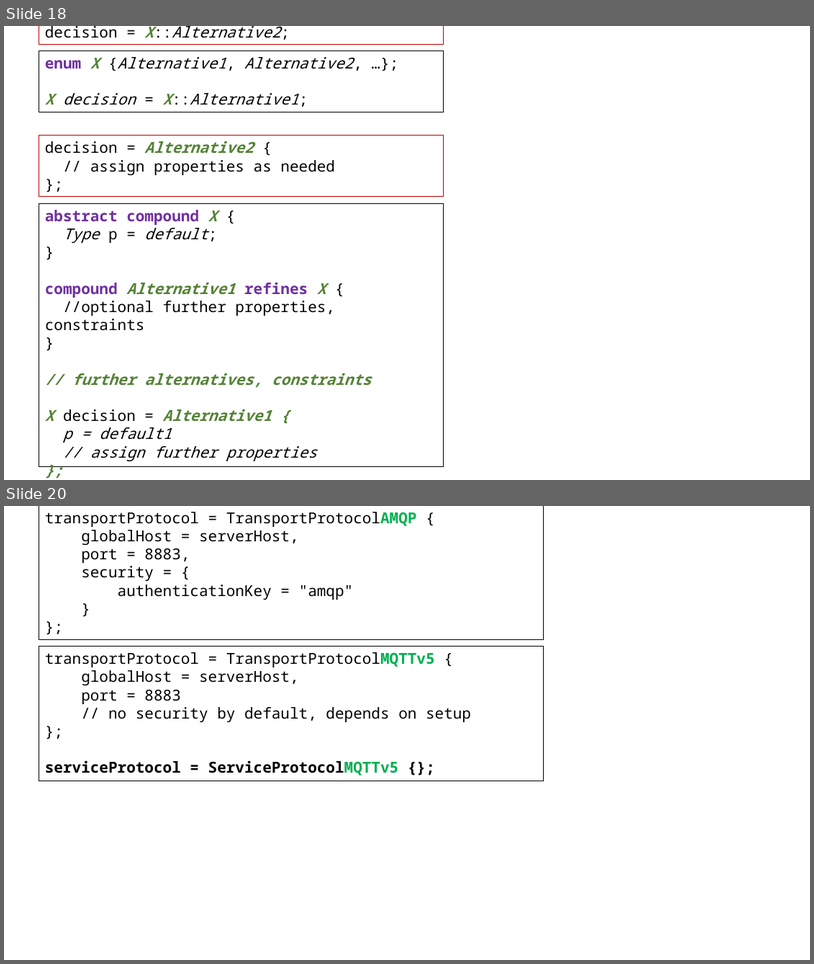
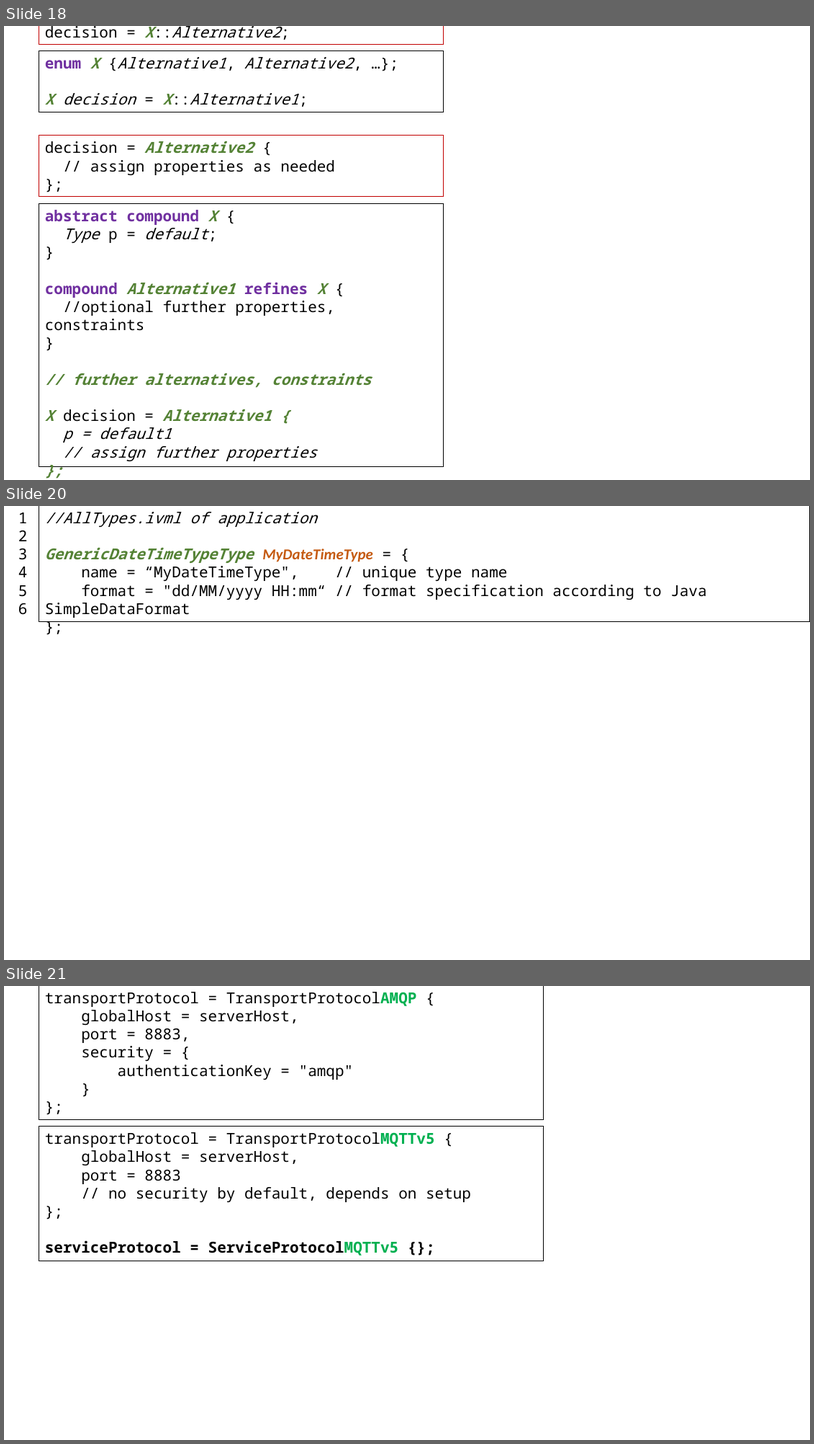
Before and after one commit to iip-ecosphere/platform, a slide deck: platform/documentation/src/HandbookFigures.pptx. Shown one above the other, each under a label of ours: slides 18 and 20 before the commit, slides 18, 20 and 21 after it; the slides between them are not shown. The pictures are 814x964 and 814x1444 pixels, drawn with LibreOffice and Linux fonts; fonts in the diff are those of the drawing. Boxes give left, top, right and bottom in pixels: in the first picture for what was removed or moved away, otherwise in the second. Text is boxed around its words. In the diff, an @@ line names an element or a change of style, - is before the commit and + after.

Commit message:
extended file connectors, generic date formats

```diff
--- a/platform/documentation/src/HandbookFigures.pptx
+++ b/platform/documentation/src/HandbookFigures.pptx
@@ slide 20 added at [4, 506, 810, 960], background #FFFFFF @@
@@ text added at [18, 512, 28, 615], 18 pt, text #000000 @@
+1
+2
+3
+4
+5
+6
@@ rectangle added at [39, 506, 810, 621], outline #000000 0.75 pt, 18 pt, text #000000 @@
+//AllTypes.ivml of application
+GenericDateTimeTypeType MyDateTimeType = {
+name = “MyDateTimeType", // unique type name
+format = "dd/MM/yyyy HH:mm“ // format specification according to Java SimpleDataFormat
+};
@@ what was slide 20 is now slide 21 @@
```
Also in this commit, not shown: 1 slide changed, 13 other files.
